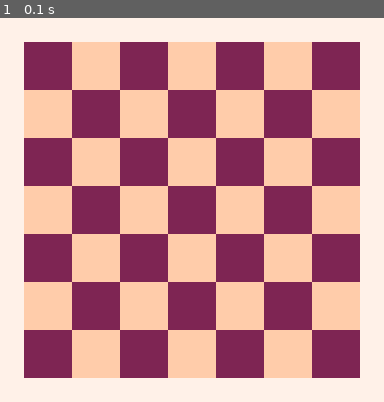
Above: before the commit, frame 1.
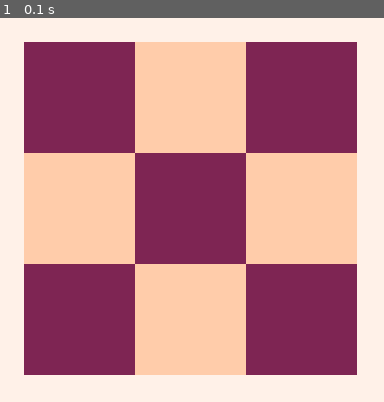
Above: after the commit, the same moment.

Repository: Niarkou/Dodgem
Game: PICO-8 cartridge Dodgem.p8
The game is run twice, just before and just after one commit, with the same random seed, the same clock (stepped at 60 frames per second) and the same inputs.
Inputs:
- Up to frame 1 (0.1 s): no input

The runs differ from the first frame. In frame 1, 39% of the frame differs, in the area x 6-94%, y 6-94%.

Commit message:
change in size of the board

Diff:
--- a/Dodgem.p8
+++ b/Dodgem.p8
@@ -5,7 +5,7 @@
 --by niarkou
 
 function _init()
-    size = 7
+    size = 3
     tile_size = flr(112/size)
     board_size = tile_size*size
     tiles = {}
